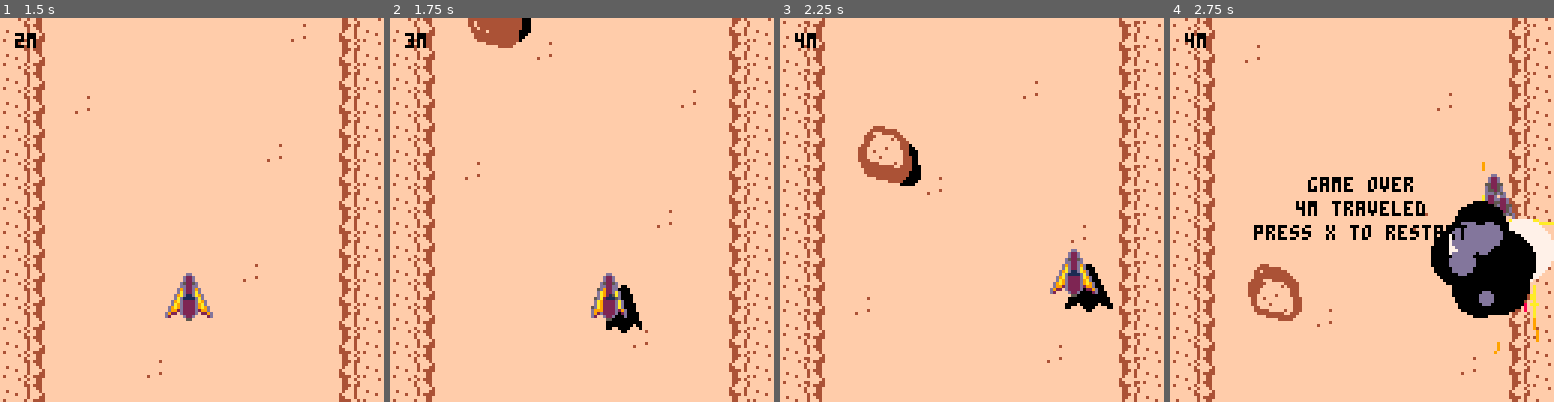
Above: before the commit, frames 1-4 (left to right).
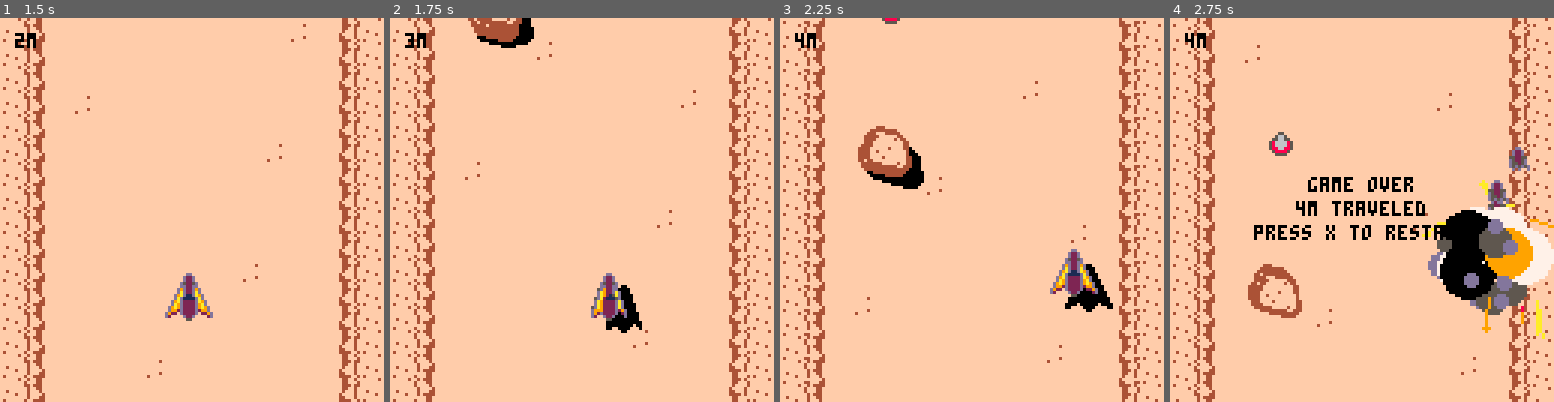
Above: after the commit, the same moments.

Repository: BenCreating/canyon-run
Game: PICO-8 cartridge canyon run.p8
Same seed, same stepped clock (60 frames per second), same inputs: the game is played once before the commit and once after it.
Inputs:
- Up to frame 1 (1.5 s): tap X (X key) at 0.33, 1.07 s; tap O (Z key) at 0.7 s
- Up to frame 2 (1.75 s): hold Right from 1.6 s (still down); tap O (Z key) at 1.7 s
- Up to frame 3 (2.25 s): tap X (X key) at 1.85 s; release Right at 2.1 s; tap O (Z key) at 2.1 s; hold Up from 2.15 s (still down)
- Up to frame 4 (2.75 s): release Up at 2.42 s; hold Right from 2.47 s (still down); tap O (Z key) at 2.5 s

Frame 1 is identical in both runs. In frame 2, 0.4% of the frame differs, in the area x 20-38%, y 0-8%; in frame 3, 0.6%; in frame 4, 6.8%, in the area x 20-100%, y 29-88%.

Commit message:
Added enemy ships

Diff:
--- a/canyon run.p8
+++ b/canyon run.p8
@@ -27,6 +27,10 @@
 	obst_spwn=60
 	min_obst_spwn=20
 
+	ai_sight_radius=20
+
+	v_collide_distance=2
+
 	first_input=false
 
 	score=0
@@ -34,7 +38,7 @@
 	difficulty_up_time=300
 
 	debug=false
-	draw_collision=false
+	menuitem(1,"debug (off)",toggle_debug)
 
 	--music(0)
 	--test_obst()
@@ -60,7 +64,7 @@
 			end
 
 			enemy_timer+=1
-			if (enemy_timer%enemy_spwn==0) then
+			if (enemy_timer%enemy_spwn==0 and #actors <20) then
 				make_enemy()
 			end
 		elseif btn(0) or btn(1) or btn(2) or btn(3) or btn(4) then
@@ -100,11 +104,7 @@
 
 	print(score.."m",5,5,0)
 
-	if (debug) show_debug(0)
-	if (draw_collision) then
-		draw_player_collider()
-		foreach(actors,draw_collider)
-	end
+	if (debug) show_debug()
 end
 
 function rndb(low,high)
@@ -116,31 +116,53 @@
 end
 
 function update_score()
-	if (game_time%30==0) then
-		score+=1
-	end
-end
-
-function show_debug(c)
-	color(c)
+	if (game_time%30==0) score+=1
+end
+
+function toggle_debug()
+	if (debug) then
+		debug=false
+		menuitem(1,"debug (off)",toggle_debug)
+	else
+		debug=true
+		menuitem(1,"debug (on)",toggle_debug)
+	end
+end
+
+function show_debug()
+	color(1)
+	cursor(5,13)
 	print("fps:"..stat(7).."/"..stat(8))
 	print("cpu:"..stat(1))
 	print("s_cpu:"..stat(2))
 	print("mem:"..stat(0))
 
 	print("---")
-	print("x:"..player_x)
-	print("y:"..player_y)
-	print("z:"..player_z)
-
-	print("---")
 	print("obst time:"..obst_spwn)
 	print("enemy time:"..enemy_spwn)
+
+	draw_player_collider()
+	foreach(actors,draw_collider)
 end
 -->8
 --actors
 function make_enemy()
-
+	local enemy={
+		sprite=8,
+		spr_w=1,
+		spr_h=1,
+		flipped=false,
+		kind="shoot",
+		x=rndb(10,100),
+		y=-10,
+		z=0,
+		speed=0.8,
+		hit_radius=4,
+		state="parked",
+		target_x=rndb(28,100),
+		target_y=rndb(28,100)
+	}
+	add_actor(enemy)
 end
 
 function test_obst()
@@ -171,7 +193,7 @@
 		obst_x=rndb(10,100-arch_w)
 	end
 
-	for i=0,4 do
+	for i=1,3 do
 		local obst={
 			sprite=83,
 			spr_w=2,
@@ -180,7 +202,7 @@
 			kind="obst",
 			x=obst_x+rndb(-1,1),
 			y=obst_y-i*2,
-			z=obst_z+i*2,
+			z=obst_z+i*3,
 			speed=obst_speed,
 			hit_radius=4
 		}
@@ -209,14 +231,14 @@
 
 	if arch<=arch_chance then
 		--add the top of the arch
-		for i=1,4 do
+		for i=1,3 do
 			local a1_obst={
 				sprite=83,
 				spr_w=2,
 				spr_h=2,
 				flipped=false,
 				kind="obst",
-				x=obst_x+rndb(-1,1)+i*4,
+				x=obst_x+rndb(-1,1)+i*5,
 				y=obst_y-8+rndb(-1,1),
 				z=10,
 				speed=obst_speed,
@@ -228,7 +250,7 @@
 				spr_h=2,
 				flipped=false,
 				kind="obst",
-				x=obst_x+rndb(-1,1)+arch_w-i*4,
+				x=obst_x+rndb(-1,1)+arch_w-i*5,
 				y=obst_y-8+rndb(-1,1),
 				z=10,
 				speed=obst_speed,
@@ -240,10 +262,36 @@
 	end
 end
 
+function shoot(bullet_x,bullet_y)
+	local bullet={
+		sprite=33,
+		spr_w=1,
+		spr_h=1,
+		flipped=false,
+		kind="bullet",
+		x=bullet_x,
+		y=bullet_y,
+		z=10,
+		speed=2,
+		hit_radius=2
+	}
+	sfx(4)
+	add_actor(bullet)
+end
+
 function move_actor(a)
 	if (a.kind=="obst") then
 		a.y+=a.speed
-		if (a.y>200) then kill(a) end
+	elseif (a.state=="parked") then
+		if player_y<a.y then
+			a.state="scatter"
+		else
+			a.y+=map_speed
+		end
+	else
+		local action=actor_ai(a)
+		a.x+=a.speed*action.x
+		a.y+=a.speed*action.y
 	end
 end
 
@@ -270,8 +318,9 @@
 	if a!="player" then
 		del(actors,a)
 		x,y=a.x,a.y
-		if (a.kind!="obst") then
-			explosionb(x,y)
+		if (a.kind!="obst" and a.kind!="bullet") then
+			sfx(3)
+			explosion_small(x,y)
 		end
 	else
 		sfx(1)
@@ -510,6 +559,85 @@
 		0,360, --angle degrees min/max
 		5,10, --life min/max
 		2,4, --size min/max
+		smoke_scale, --scale over time
+		0.3, --friction
+		3, --external force (gravity,wind,etc.)
+		270, --force angle in degrees
+		{5,13}, --colors
+		nil, --sprites
+		true, --random color (false means the particle will move through the colors over it's life)
+		0, --trail length
+		2 --layer
+	)
+end
+
+function explosion_small(x,y)
+	--smoke
+	local smoke_scale={1.1,1.1,1.05,1.05,1.05,1.05,.7}
+	add_particles(
+		5, --number of particles
+		1,3, --velocity min/max
+		x-2,x+2,y-2,y+2, --spawn zone
+		0,360, --angle degrees min/max
+		4,10, --life min/max
+		1,3, --size min/max
+		smoke_scale, --scale over time
+		0.3, --friction
+		3, --external force (gravity,wind,etc.)
+		270, --force angle in degrees
+		{5,13}, --colors
+		nil, --sprites
+		true, --random color (false means the particle will move through the colors over it's life)
+		0, --trail length
+		2 --layer
+	)
+
+	--sparks
+	add_particles(
+		5, --number of particles
+		2,6, --velocity min/max
+		x-2,x+2,y-2,y+2, --spawn zone
+		0,360, --angle degrees min/max
+		3,15, --life min/max
+		1,2, --size min/max
+		.9, --scale over time
+		0.2, --friction
+		1.5, --external force (gravity,wind,etc.)
+		270, --force angle in degrees
+		{7,10,9,8}, --colors
+		nil, --sprites
+		false, --random color (false means the particle will move through the colors over it's life)
+		3, --trail length
+		2 --layer
+	)
+
+	--fire
+	add_particles(
+		4, --number of particles
+		1,2, --velocity min/max
+		x-2,x+2,y-2,y+2, --spawn zone
+		0,360, --angle degrees min/max
+		3,15, --life min/max
+		6,7, --size min/max
+		{1,1,1,.95,.95,.95,.95,.7}, --scale over time
+		0.2, --friction
+		3, --external force (gravity,wind,etc.)
+		270, --force angle in degrees
+		{7,0,7,10,9,8}, --colors
+		nil, --sprites
+		false, --random color (false means the particle will move through the colors over it's life)
+		0, --trail length
+		2 --layer
+	)
+
+	--smoke top
+	add_particles(
+		5, --number of particles
+		1,3, --velocity min/max
+		x-2,x+2,y-2,y+2, --spawn zone
+		0,360, --angle degrees min/max
+		4,10, --life min/max
+		1,3, --size min/max
 		smoke_scale, --scale over time
 		0.3, --friction
 		3, --external force (gravity,wind,etc.)
@@ -659,8 +787,8 @@
 	}
 end
 
-function move_player(p)
-	local next_x,next_y,next_z,speed=player_x,player_y,player_z,player_speed
+function move_player()
+	local next_x,next_y,next_z=player_x,player_y,player_z
 
 	--left/right controls
 	if btn(0) then
@@ -671,9 +799,9 @@
 
 	--forward/back controls
 	if btn(2) then
-			next_y-=speed
+			next_y-=player_speed
 	elseif btn(3) then
-		next_y+=speed
+		next_y+=player_speed
 	end
 
 	--dive controls
@@ -762,6 +890,7 @@
 			if overlap(a.x,a.y,a.z,a.hit_radius,box.x+player_x-8,box.y+player_y-8,player_z,box.r) then
 				--collision
 				kill("player")
+				kill(a)
 			elseif overlap(a.x,a.y,a.z,a.hit_radius,box.x+player_x-8,box.y+player_y-8,player_z,box.r+8) and box.spark==true then
 				--close shave
 				sfx(0)
@@ -770,14 +899,29 @@
 		end
 	end
 
-	--check collision with npcs
-	if a.kind!="obst" then
-
+	if a.kind=="obst" then
+		if (a.y>200) kill(a)
+	elseif a.kind=="bullet" then
+		if (a.y<-20) kill(a)
+	else
+		--enemies
+		for obst in all(actors) do
+			if a.x!=obst.x and a.y!=obst.y then
+				if overlap(a.x,a.y,a.z,a.hit_radius,obst.x,obst.y,obst.z,obst.hit_radius) then
+					kill(a)
+				end
+			end
+		end
+
+		--walls
+		if a.x+a.spr_w*8>=121 or a.x<=7 then
+			kill(a)
+		end
 	end
 end
 
 function overlap(x1,y1,z1,r1,x2,y2,z2,r2)
-	if abs(z1-z2)<=2 then
+	if abs(z1-z2)<=v_collide_distance then
 		local dx=abs(x1-x2)
 		local dy=abs(y1-y2)
 		if dx+dy<r1+r2 then
@@ -794,6 +938,10 @@
 		y=a.y+8*(a.spr_h/2)
 	}
 	circ(coord.x,coord.y,a.hit_radius,8)
+
+	if (a.kind!="obst") then
+		circ(spr_center(a).x,spr_center(a).y,ai_sight_radius,10)
+	end
 end
 
 function draw_player_collider()
@@ -802,13 +950,94 @@
 	end
 end
 
-…(7 lines of a section not shown)…
+function spr_center(a)
+	local center={
+		x=a.x+(4*a.spr_w),
+		y=a.y+(4*a.spr_h)
+	}
+	return center
+end
+-->8
+--npc ai
+function actor_ai(a)
+	local dist=obst_distance(a)
+	local a_dir={
+		x=-direction(dist),
+		y=0
+	}
+	local a_center=spr_center(a)
+
+	if a.kind=="shoot" then
+		--if we aren't avoiding an obstacle
+		--then move toward the target x
+		if dist==999 and a_center.x!=a.target_x then
+			a_dir.x=-direction(a_center.x-a.target_x)
+		end
+
+		--move toward target y
+		if spr_center(a).y<a.target_y then
+			a_dir.y=1
+		elseif spr_center(a).y>a.target_y then
+			a_dir.y=-1
+		end
+
+		if (a.z<10 and a.state!="parked") a.z+=1
+
+		--switch state
+		if at_target(a.target_x,a.target_y,a_center) then
+			if a.state=="scatter" then
+				if rndb(1,10)<=3 then
+					a.target_x,a.target_y=player_x+8,player_y+48
+					a.state="target"
+				else
+					a.target_x,a.target_y=rndb(28,100),rndb(28,100)
+				end
+			elseif a.state=="target" then
+				shoot(a_center.x,a.y-8)
+				a.state="scatter"
+			end
+		end
+	elseif a.kind=="bullet" then
+		a_dir.x,a_dir.y=0,-1
+	end
+	return a_dir
+end
+
+function obst_distance(a)
+	local dist=999
+	local a_center=spr_center(a)
+	for obst in all(actors) do
+		if a.x!=obst.x and a.y!=obst.y then
+			local obst_center=spr_center(obst)
+			local dx,dy,dz=abs(obst_center.x-a_center.x),abs(obst_center.y-a_center.y),abs(a.z-obst.z)
+
+			if dx+dy<=ai_sight_radius and dz<=v_collide_distance then
+				if min(abs(dist),dx)==dx then
+					dist=obst_center.x-a_center.x
+				end
+			end
+		end
+	end
+
+	return dist
+end
+
+function direction(n)
+	return (n<0 and -1) or 1
+end
+
+function at_target(tx,ty,loc)
+	local m=1 --margin of error
+	local at_x,at_y=false,false
+	if (loc.x<=flr(tx)+m and loc.x>=flr(tx)-m) at_x=true
+	if (loc.y<=flr(ty)+m and loc.y>=flr(ty)-m) at_y=true
+
+	if (at_x) and (at_y) then
+		return(true)
+	else
+		return(false)
+	end
+end
 
 
 
Not shown, changed: 46 lines of the sprite sheet (__gfx__) section of canyon run.p8
Not shown, changed: the music (__music__) section of canyon run.p8
Not shown, changed: the sound effects (__sfx__) section of canyon run.p8
Not shown, changed: canyon_run.js
Not shown, changed: index.html
